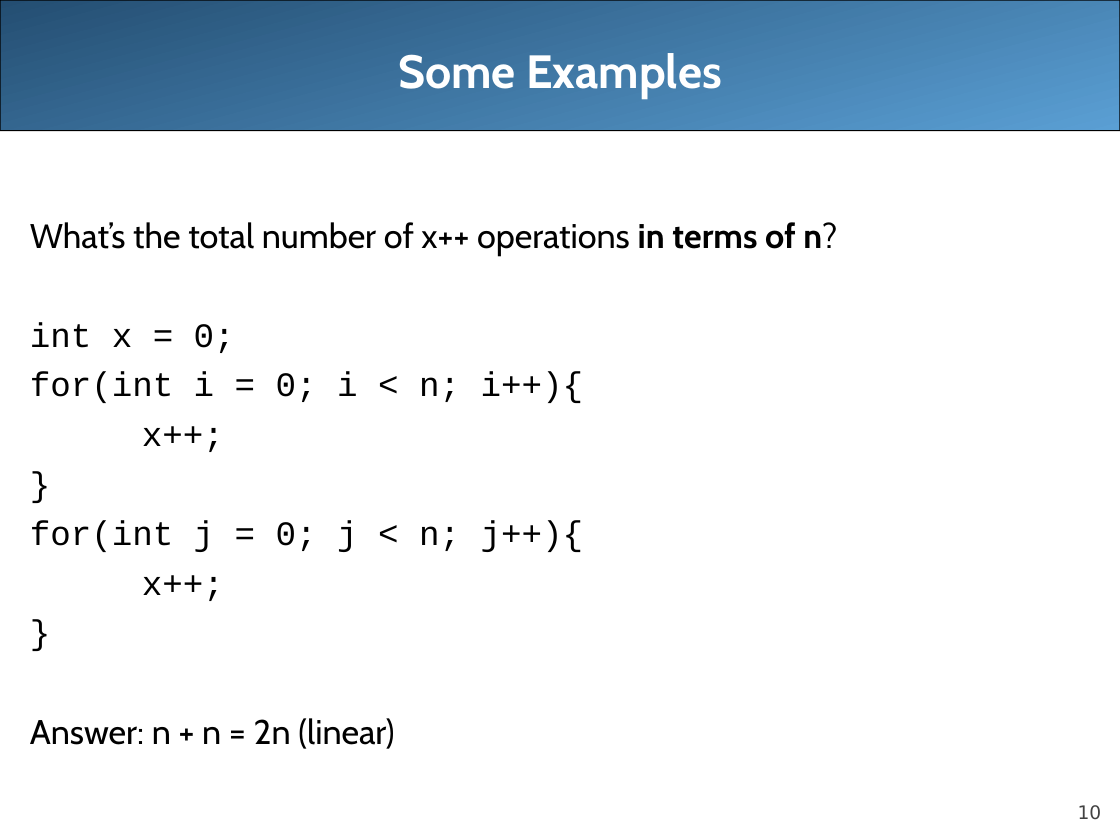
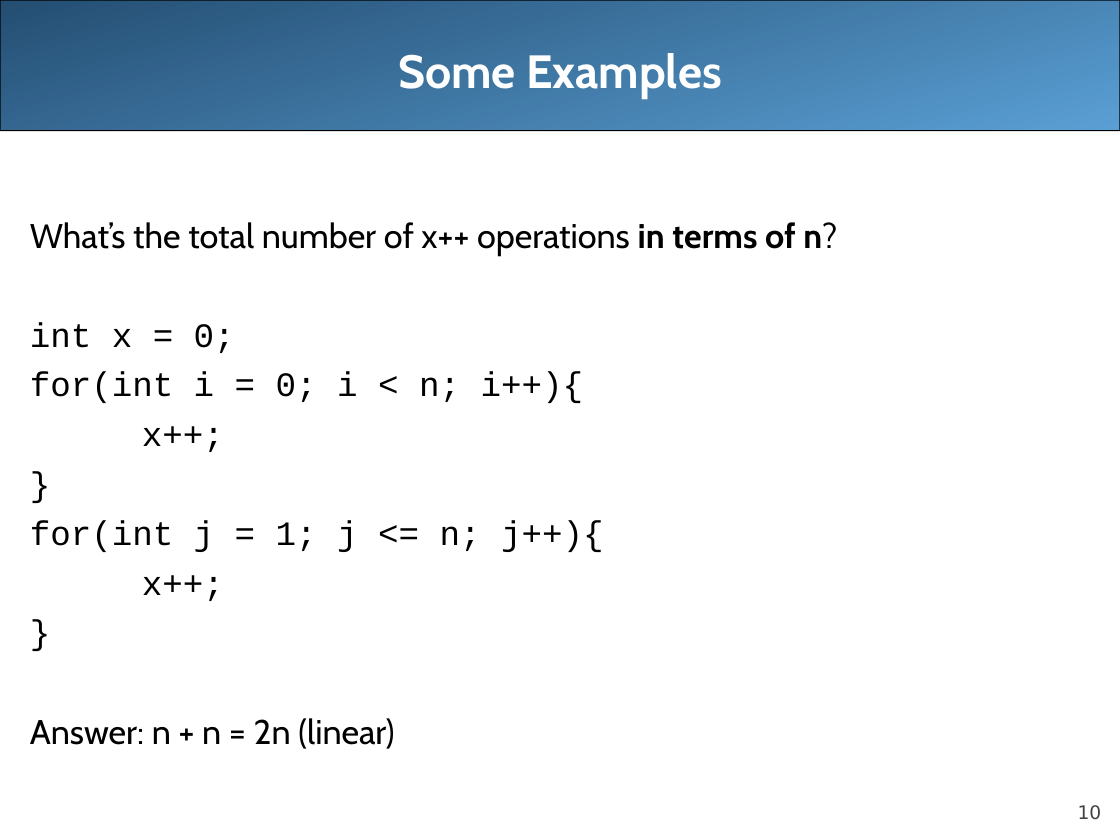
Before and after one commit to LongBaoNguyen/longbaonguyen.github.io, a slide deck: slide 10 of courses/apcsa/lecture12.ppt. Drawn at 1120x840 pixels with LibreOffice and Linux fonts; fonts in the diff are those of the drawing. Boxes give left, top, right and bottom in pixels: in the first picture for what was removed or moved away, otherwise in the second. Text is boxed around its words. In the diff, an @@ line names an element or a change of style, - is before the commit and + after.

```diff
--- a/courses/apcsa/lecture12.ppt
+++ b/courses/apcsa/lecture12.ppt
@@ text at bbox=[30, 520, 604, 552]: text changed @@
-for(int j = 0; j < n; j++){
+for(int j = 1; j <= n; j++){
```
Also in this commit, not shown: 1 other slide changed, 1 slide added, 1 slide removed, 5 other files.
